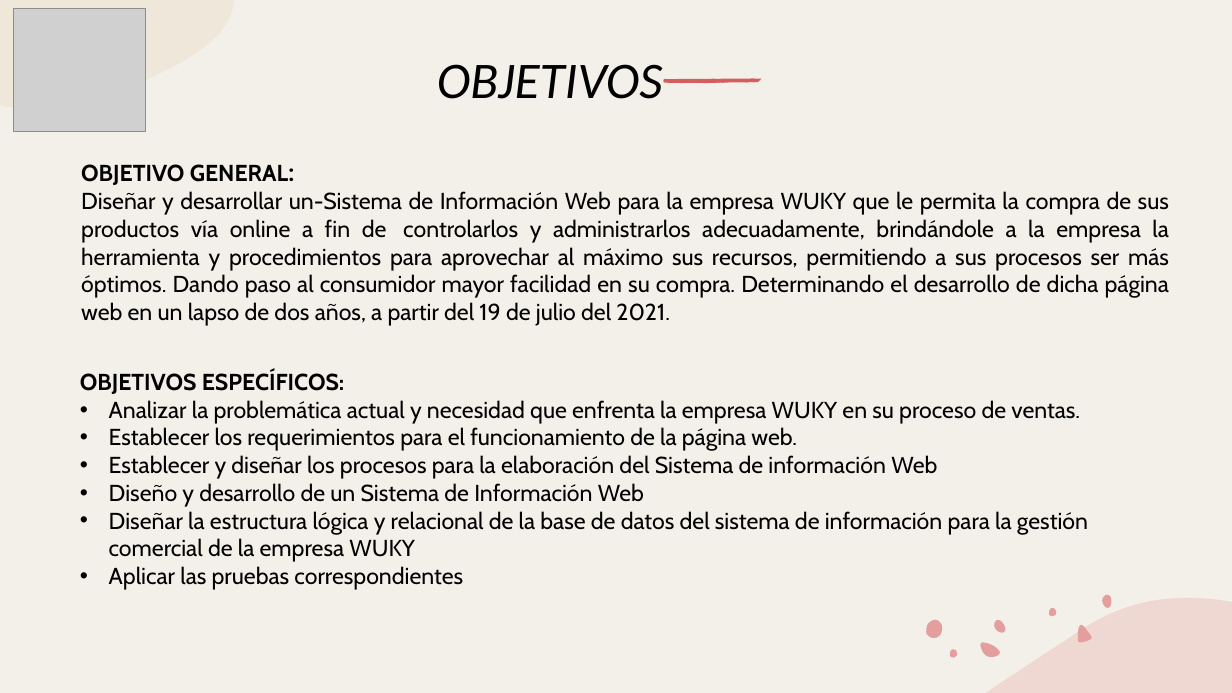
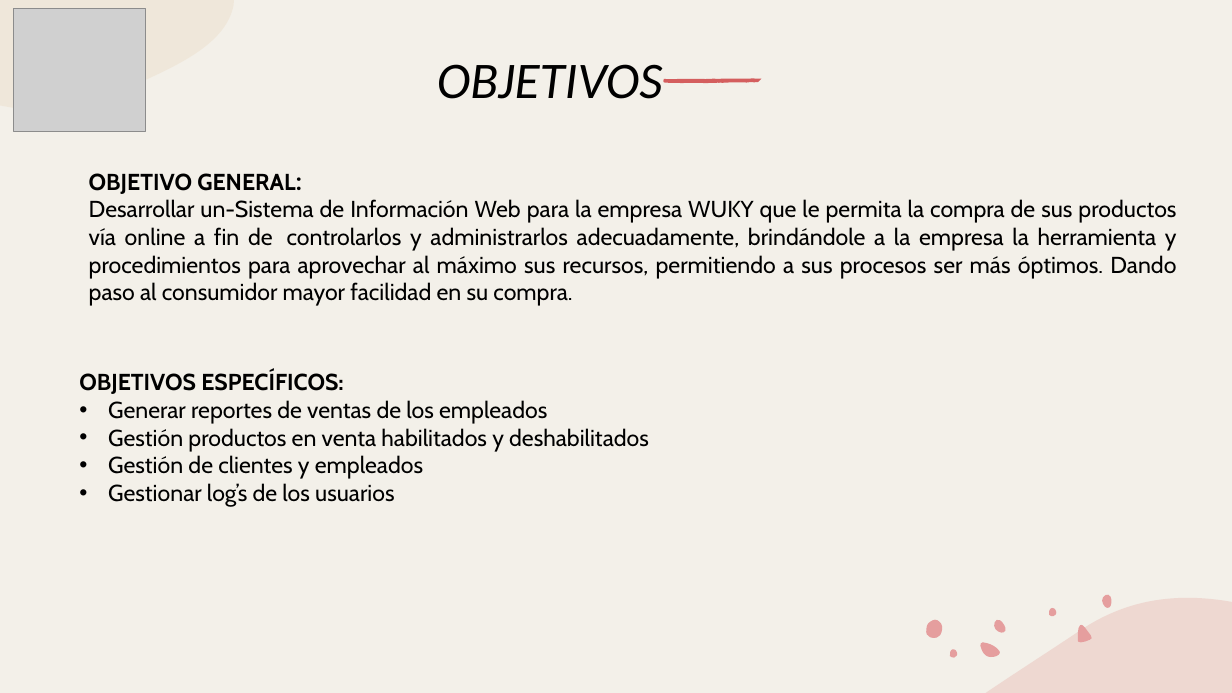
Before and after one commit to huertas-santiago/WebWuky, a slide deck: slide 3 of DOCUENTOS VARIOS/PRESENTACIONES/Presentacion de Proyecto_WUKY.pptx. Drawn at 1232x693 pixels with LibreOffice and Linux fonts; fonts in the diff are those of the drawing; grey boxes stand for pictures. Boxes give left, top, right and bottom in pixels: in the first picture for what was removed or moved away, otherwise in the second. Text is boxed around its words. In the diff, an @@ line names an element or a change of style, - is before the commit and + after.

Commit message:
Cambio y actualizaciones

```diff
--- a/DOCUENTOS VARIOS/PRESENTACIONES/Presentacion de Proyecto_WUKY.pptx
+++ b/DOCUENTOS VARIOS/PRESENTACIONES/Presentacion de Proyecto_WUKY.pptx
@@ text "OBJETIVO GENERAL:": place and size @@
-text "OBJETIVO GENERAL:" at (81,164,1169,326)
+text "OBJETIVO GENERAL:" at (89,173,1177,306)
@@ text at (89,199,1177,306): text changed @@
-Diseñar y desarrollar un-Sistema de Información Web para la empresa WUKY que le permita la compra de sus productos vía online a fin de controlarlos y administrarlos adecuadamente, brindándole a la empresa la herramienta y procedimientos para aprovechar al máximo sus recursos, permitiendo a sus procesos ser más óptimos. Dando paso al consumidor mayor facilidad en su compra. Determinando el desarrollo de dicha página web en un lapso de dos años, a partir del 19 de julio del 2021.
+Desarrollar un-Sistema de Información Web para la empresa WUKY que le permita la compra de sus productos vía online a fin de controlarlos y administrarlos adecuadamente, brindándole a la empresa la herramienta y procedimientos para aprovechar al máximo sus recursos, permitiendo a sus procesos ser más óptimos. Dando paso al consumidor mayor facilidad en su compra.
@@ text at (108,400,649,507): text changed @@
-• Analizar la problemática actual y necesidad que enfrenta la empresa WUKY en su proceso de ventas.
-• Establecer los requerimientos para el funcionamiento de la página web.
-• Establecer y diseñar los procesos para la elaboración del Sistema de información Web
-• Diseño y desarrollo de un Sistema de Información Web
-• Diseñar la estructura lógica y relacional de la base de datos del sistema de información para la gestión comercial de la empresa WUKY
-• Aplicar las pruebas correspondientes
+• Generar reportes de ventas de los empleados
+• Gestión productos en venta habilitados y deshabilitados
+• Gestión de clientes y empleados
+• Gestionar log’s de los usuarios
```
Also in this commit, not shown: 6 other slides changed, 2 slides added, 2 slides removed, 6 other files.
